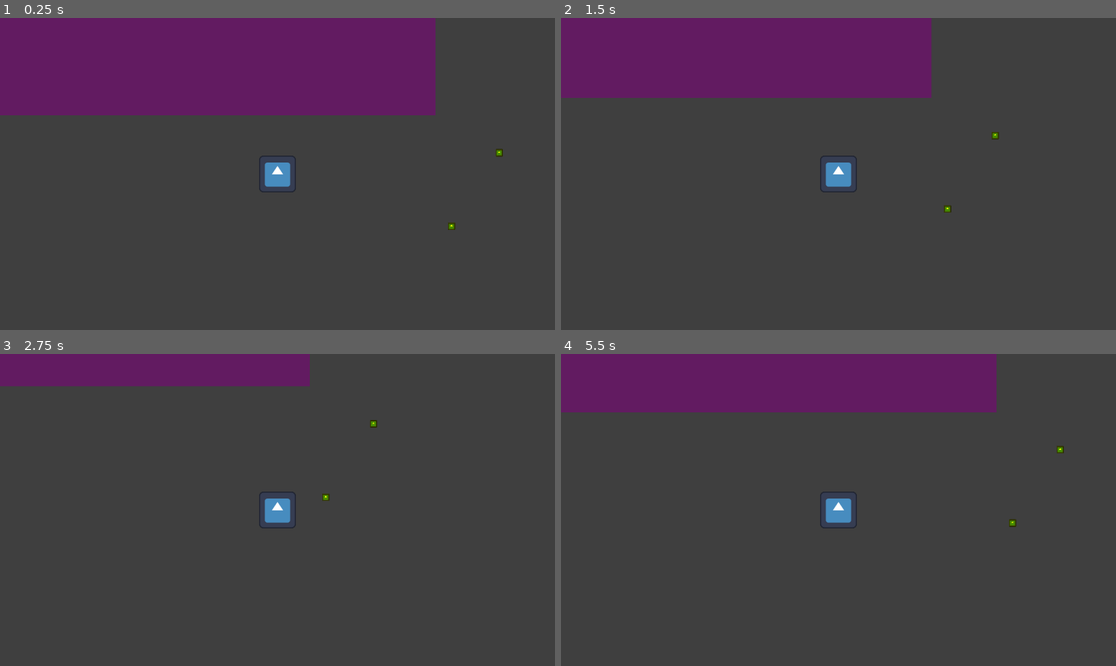
Above: before the commit, frames 1-4 (two rows, left to right).
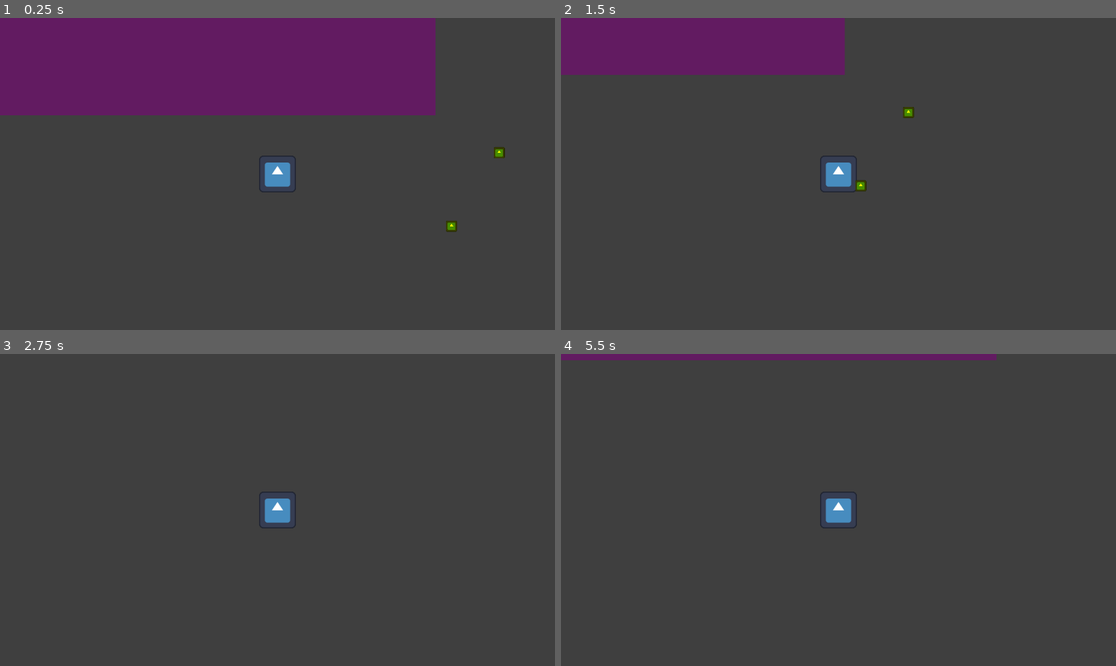
Above: after the commit, the same moments.

Repository: DeepRestGames/incremental-space-game
Game: Godot game, scene res://Scenes/Prototypes/Prototype_MainScene.tscn
The game is run twice, just before and just after one commit, with the same random seed, the same clock (stepped at 60 frames per second) and the same inputs. The engine's default icon, where the game draws it, is replaced by a stand-in: a white triangle on a blue panel in a dark square.
Inputs (mouse positions are in pixels of both pictures, inside the frame that each line leads up to):
- Up to frame 1 (0.25 s): no input
- Up to frame 2 (1.5 s): tap Enter at 0.5 s; move the mouse to (960, 158) at 0.52 s; hold D (move_right) 0.53-1.28 s; hold E (interact) 0.53-1.28 s; move the mouse to (727, 189) at 1.27 s; hold S (move_down) from 1.28 s (still down); tap E (interact) at 1.35 s
- Up to frame 3 (2.75 s): move the mouse to (333, 441) at 2.02 s; release S (move_down) at 2.03 s; hold D (move_right) from 2.03 s (still down); hold E (interact) from 2.03 s (still down)
- Up to frame 4 (5.5 s): move the mouse to (810, 572) at 2.77 s; release D (move_right) at 2.78 s; release E (interact) at 2.78 s; hold W (move_up) 2.78-3.53 s; tap E (interact) at 2.85, 4.35 s; move the mouse to (1005, 556) at 3.52 s; hold E (interact) 3.53-4.28 s; hold A (move_left) 3.53-5.03 s; move the mouse to (672, 463) at 4.27 s; move the mouse to (866, 510) at 5.02 s; hold S (move_down) from 5.03 s (still down); hold E (interact) from 5.03 s (still down)

The runs differ from the first frame. In frame 1, 0.1% of the frame differs, in the area x 80-91%, y 41-69%; in frame 2, 7.9%; in frame 3, 5.8%; in frame 4, 13%, in the area x 0-91%, y 2-56%.
Error before the commit: Invalid access to property or key 'global_position' on a base object of type 'null instance'. (res://Scripts/GameManagers/GameManager.gd:23)

Commit message:
Small refactoring

Diff:
--- a/Scenes/HUB/DepositBox/DepositBox.tscn
+++ b/Scenes/HUB/DepositBox/DepositBox.tscn
@@ -9,7 +9,7 @@
 [sub_resource type="RectangleShape2D" id="RectangleShape2D_x1isb"]
 size = Vector2(90, 90)
 
-[node name="DepositBox" type="Area2D"]
+[node name="DepositBox" type="Area2D" groups=["DepositBox"]]
 script = ExtResource("1_67gvw")
 
 [node name="DepositBoxInteractionArea" type="CollisionShape2D" parent="."]
--- a/Scenes/Player/Player.tscn
+++ b/Scenes/Player/Player.tscn
@@ -1,11 +1,11 @@
-[gd_scene load_steps=9 format=3 uid="uid://bcvxlujlsdn7w"]
+[gd_scene load_steps=10 format=3 uid="uid://bcvxlujlsdn7w"]
 
 [ext_resource type="Script" uid="uid://3u5as0enhnvs" path="res://Scripts/Player/Player.gd" id="1_kyqiw"]
 [ext_resource type="Texture2D" uid="uid://d3w6yyyfejaxw" path="res://icon.svg" id="2_ft8w5"]
 [ext_resource type="PackedScene" uid="uid://beyb44q40vqlr" path="res://Scenes/UI/HUD.tscn" id="3_ude3g"]
 
 [sub_resource type="CircleShape2D" id="CircleShape2D_ude3g"]
-radius = 65.0
+radius = 72.0
 
 [sub_resource type="Animation" id="Animation_t26db"]
 resource_name = "Idle"
@@ -36,12 +36,13 @@
 [node name="Player" type="CharacterBody2D" groups=["Player"]]
 collision_mask = 4
 script = ExtResource("1_kyqiw")
+movement_speed = 700.0
+
+[node name="CollisionShape2D" type="CollisionShape2D" parent="."]
+shape = SubResource("CircleShape2D_ude3g")
 
 [node name="PlayerSprite" type="Sprite2D" parent="."]
 texture = ExtResource("2_ft8w5")
-
-[node name="CollisionShape2D" type="CollisionShape2D" parent="."]
-shape = SubResource("CircleShape2D_ude3g")
 
 [node name="PlayerCamera" type="Camera2D" parent="."]
 process_mode = 3
--- a/Scenes/Resources/BasePickup.tscn
+++ b/Scenes/Resources/BasePickup.tscn
@@ -4,7 +4,7 @@
 [ext_resource type="Texture2D" uid="uid://d3w6yyyfejaxw" path="res://icon.svg" id="1_dofg7"]
 
 [sub_resource type="CircleShape2D" id="CircleShape2D_56pls"]
-radius = 15.0
+radius = 23.0
 
 [sub_resource type="Animation" id="Animation_i01tv"]
 length = 0.001
@@ -49,13 +49,13 @@
 monitorable = false
 script = ExtResource("1_2qmmm")
 
+[node name="CollisionShape2D" type="CollisionShape2D" parent="."]
+shape = SubResource("CircleShape2D_56pls")
+
 [node name="Sprite2D" type="Sprite2D" parent="."]
 modulate = Color(1, 1, 0, 1)
-scale = Vector2(0.2, 0.2)
+scale = Vector2(0.3, 0.3)
 texture = ExtResource("1_dofg7")
-
-[node name="CollisionShape2D" type="CollisionShape2D" parent="."]
-shape = SubResource("CircleShape2D_56pls")
 
 [node name="AnimationPlayer" type="AnimationPlayer" parent="."]
 libraries = {
--- a/Scripts/HUB/DepositBox/DepositBox.gd
+++ b/Scripts/HUB/DepositBox/DepositBox.gd
@@ -7,4 +7,4 @@
 
 		print("Player entered deposit box")
 
-		EventBus.emit_signal("player_enter_deposit_box")
+		EventBus.emit_signal("player_enter_deposit_box_area")
--- a/Scripts/Player/Player.gd
+++ b/Scripts/Player/Player.gd
@@ -16,7 +16,7 @@
 var currentInvincibilityCooldown: float
 
 # Movement
-var movement_speed: float = 300
+@export var movement_speed: float = 300
 var looking_direction = Vector2.ZERO
 const ROTATION_SPEED: float = 2
 
--- a/Scripts/Resources/Pickups/BasePickup.gd
+++ b/Scripts/Resources/Pickups/BasePickup.gd
@@ -7,6 +7,10 @@
 @export_group("Animation")
 @export var hover_animation_movement_vector: Vector2 = Vector2(0, 5)
 @export var hover_animation_cycle_duration: float = .6
+
+@export_group("Pickup Info")
+@export var pickup_name: String
+@export var pickup_amount: int = 1
 
 
 func _ready() -> void:
@@ -18,7 +22,7 @@
 func _on_body_entered(body: Node2D) -> void:
 	if body.is_in_group("Player"):
 
-		print("Player entered body")
+		print("Player picked up " + pickup_name)
 
-		EventBus.emit_signal("add_resource", 1)
+		EventBus.emit_signal("add_resource", pickup_amount)
 		queue_free()
--- a/project.godot
+++ b/project.godot
@@ -24,6 +24,8 @@
 [global_group]
 
 Player=""
+DepositBox=""
+ExpeditionShip=""
 
 [input]
 
